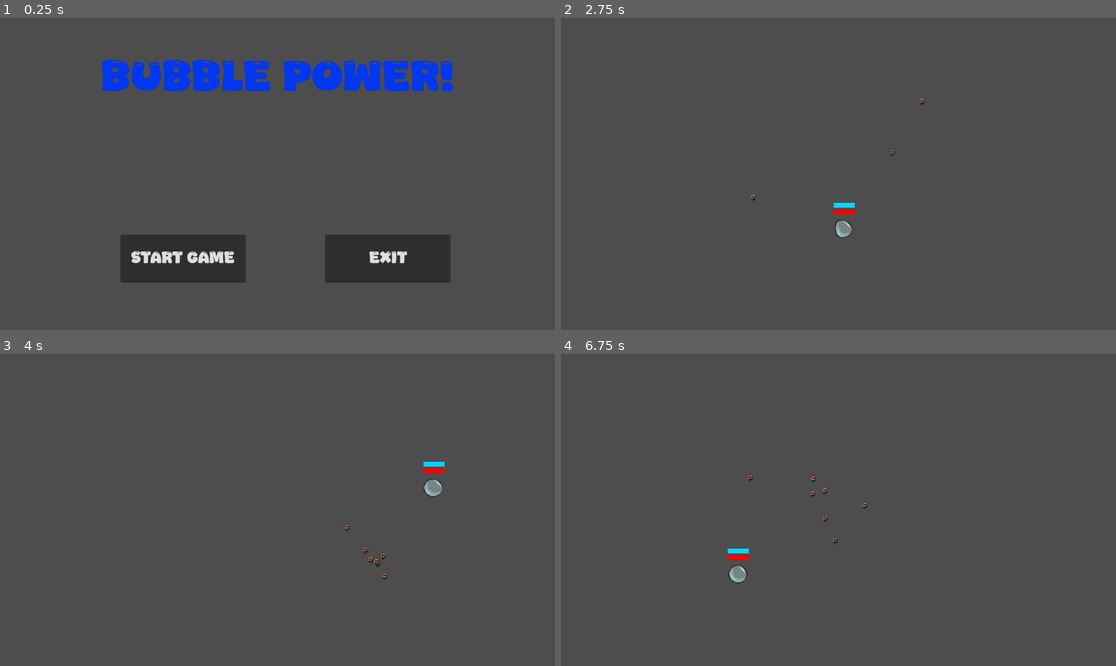
Above: before the commit, frames 1-4 (two rows, left to right).
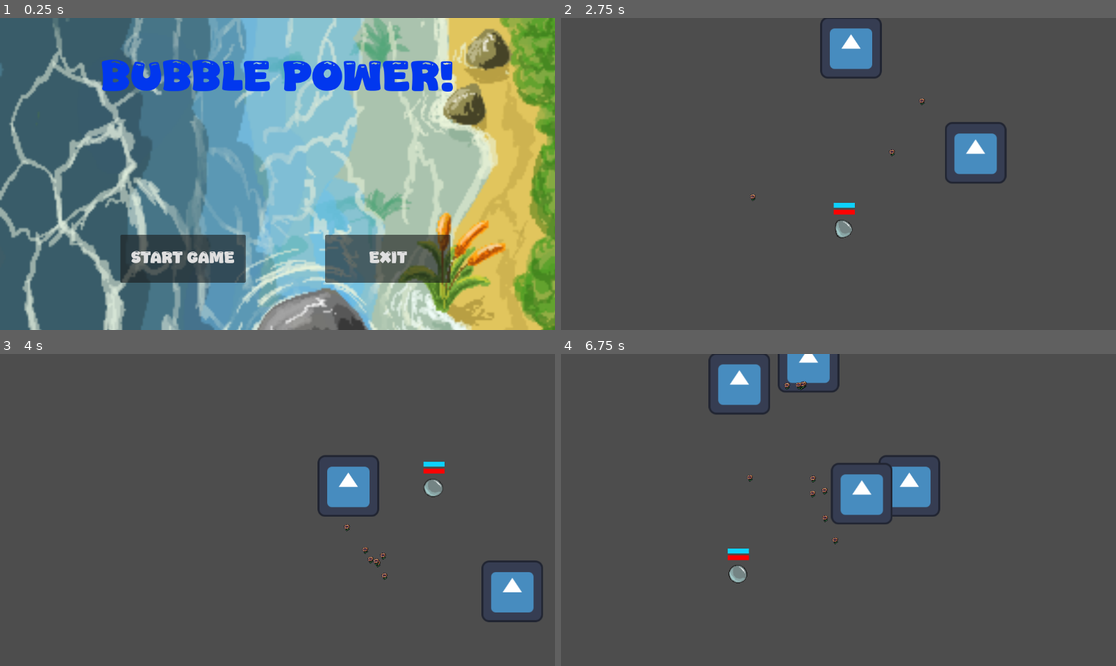
Above: after the commit, the same moments.

Repository: ConnorTamme/Bubble-Power
Game: Godot game, scene res://start_screen.tscn
The game is run twice, just before and just after one commit, with the same random seed, the same clock (stepped at 60 frames per second) and the same inputs. This scene is started directly instead of the project's main scene. The engine's default icon, where the game draws it, is replaced by a stand-in: a white triangle on a blue panel in a dark square.
Inputs (mouse positions are in pixels of both pictures, inside the frame that each line leads up to):
- Up to frame 1 (0.25 s): no input
- Up to frame 2 (2.75 s): click "START GAME" at 0.5 s; move the mouse to (960, 158) at 1.27 s; press the mouse at (960, 158) at 1.28 s; hold D (p1_right) 1.28-2.03 s; move the mouse to (727, 189) at 2.02 s; release the mouse at (727, 189) at 2.03 s; hold S (p1_down) from 2.03 s (still down); tap Ctrl (p1_sneak) at 2.1 s
- Up to frame 3 (4 s): move the mouse to (333, 441) at 2.77 s; release S (p1_down) at 2.78 s; hold D (p1_right) 2.78-3.53 s; tap Shift (p1_sprint) at 2.85 s; move the mouse to (249, 572) at 3.52 s; hold W (p1_up) from 3.53 s (still down); click (249, 572) at 3.6 s
- Up to frame 4 (6.75 s): move the mouse to (1005, 556) at 4.27 s; release W (p1_up) at 4.28 s; hold A (p1_left) 4.28-5.78 s; tap Ctrl (p1_sneak) at 4.35, 6.6 s; move the mouse to (672, 463) at 5.02 s; tap Shift (p1_sprint) at 5.1 s; move the mouse to (866, 510) at 5.77 s; press the mouse at (866, 510) at 5.78 s; hold S (p1_down) 5.78-6.53 s; move the mouse to (755, 432) at 6.52 s; release the mouse at (755, 432) at 6.53 s; hold D (p1_right) from 6.53 s (still down)

The runs differ from the first frame. In frame 1, 93% of the frame differs, in the area x 0-100%, y 0-100%; in frame 2, 2.5%; in frame 3, 2.6%; in frame 4, 4.6%.

Commit message:
Added an end of battle signal and timer. Plus a place to spawn a banner

Diff:
--- a/Signal.gd
+++ b/Signal.gd
@@ -3,3 +3,4 @@
 signal died
 signal nextScene
 signal enemyKilled
+signal battleFinished
--- a/main.gd
+++ b/main.gd
@@ -2,9 +2,13 @@
 
 @onready var enemy = preload("res://enemy.tscn")
 @export var mob_scene: PackedScene
+
+@export var victory_banner: PackedScene
+@export var death_banner: PackedScene
 var to_spawn = 10
 var killed = 0
 var spawned = 0
+var player_died = false
 
 # Called when the node enters the scene tree for the first time.
 func _ready() -> void:
@@ -21,7 +25,7 @@
 
 func _on_mob_timer_timeout() -> void:
 	if spawned < to_spawn:
-
+		spawned += 1
 	# Create a new instance of the Mob scene.
 		var e = enemy.instantiate()
 
@@ -39,8 +43,21 @@
 
 func _on_player_death() -> void:
 	$MobTimer.stop()
+	player_died = true
+	add_child(death_banner.instantiate())
+	$EndTimer.start()
 
 func _on_enemy_death() -> void:
 	killed += 1
 	if killed == to_spawn:
+		add_child(victory_banner.instantiate())
+		$EndTimer.start()
+		GlobalSignals.emit_signal("battleFinished")
+
+
+
+func _on_end_timer_timeout() -> void:
+	if player_died:
+		get_tree().change_scene_to_file("res://start_screen.tscn")
+	else:
 		GlobalSignals.nextScene.emit()
--- a/main.tscn
+++ b/main.tscn
@@ -13,6 +13,8 @@
 [node name="main" type="Node2D"]
 script = ExtResource("1_5jfyn")
 mob_scene = ExtResource("2_xxjoi")
+victory_banner = ExtResource("1_foxcj")
+death_banner = ExtResource("2_xxjoi")
 
 [node name="Player" parent="." instance=ExtResource("1_foxcj")]
 position = Vector2(173, 334)
@@ -27,4 +29,8 @@
 
 [node name="MobTimer" type="Timer" parent="."]
 
+[node name="EndTimer" type="Timer" parent="."]
+wait_time = 3.0
+
 [connection signal="timeout" from="MobTimer" to="." method="_on_mob_timer_timeout"]
+[connection signal="timeout" from="EndTimer" to="." method="_on_end_timer_timeout"]
--- a/player.gd
+++ b/player.gd
@@ -62,6 +62,8 @@
 	# Make crosshair
 	crossHair = crossHairObj.instantiate();
 	add_child(crossHair)
+
+	GlobalSignals.battleFinished.connect(battleDone)
 
 	$AnimatedSprite2D.animation = idleAnimName
 	$AnimatedSprite2D.play()
@@ -196,6 +198,11 @@
 	$AnimatedSprite2D.animation = "death"
 	$AnimatedSprite2D.play()
 
+func battleDone() -> void:
+	alive = false
+	if crossHair != null:
+		crossHair.queue_free()
+	self.set_collision_mask_value(3, false)
 
 func _on_area_2d_body_entered(body: Node2D) -> void:
 	takeDamage(body.damage)
--- a/start_screen.tscn
+++ b/start_screen.tscn
@@ -1,12 +1,12 @@
 [gd_scene load_steps=4 format=3 uid="uid://byjnj6r343o6w"]
 
 [ext_resource type="Script" path="res://start_screen.gd" id="1_3eful"]
-[ext_resource type="FontFile" uid="uid://qc2ww3yxu6qq" path="res://Jhon Cream.ttf" id="2_nqelo"]
-[ext_resource type="Texture2D" uid="uid://d3t5fx02cavgu" path="res://river_bgnd.png" id="3_7gbsq"]
+[ext_resource type="FontFile" uid="uid://dawksoj6aosvj" path="res://Jhon Cream.ttf" id="2_nqelo"]
+[ext_resource type="Texture2D" uid="uid://clbkasrb1l04y" path="res://river.png" id="3_7gbsq"]
 
 [node name="StartScreen" type="Node2D"]
 script = ExtResource("1_3eful")
-sceneToLoad = "res://player.tscn"
+sceneToLoad = "res://LevelSceneManager.tscn"
 
 [node name="StartBtn" type="Button" parent="."]
 offset_left = 250.0
